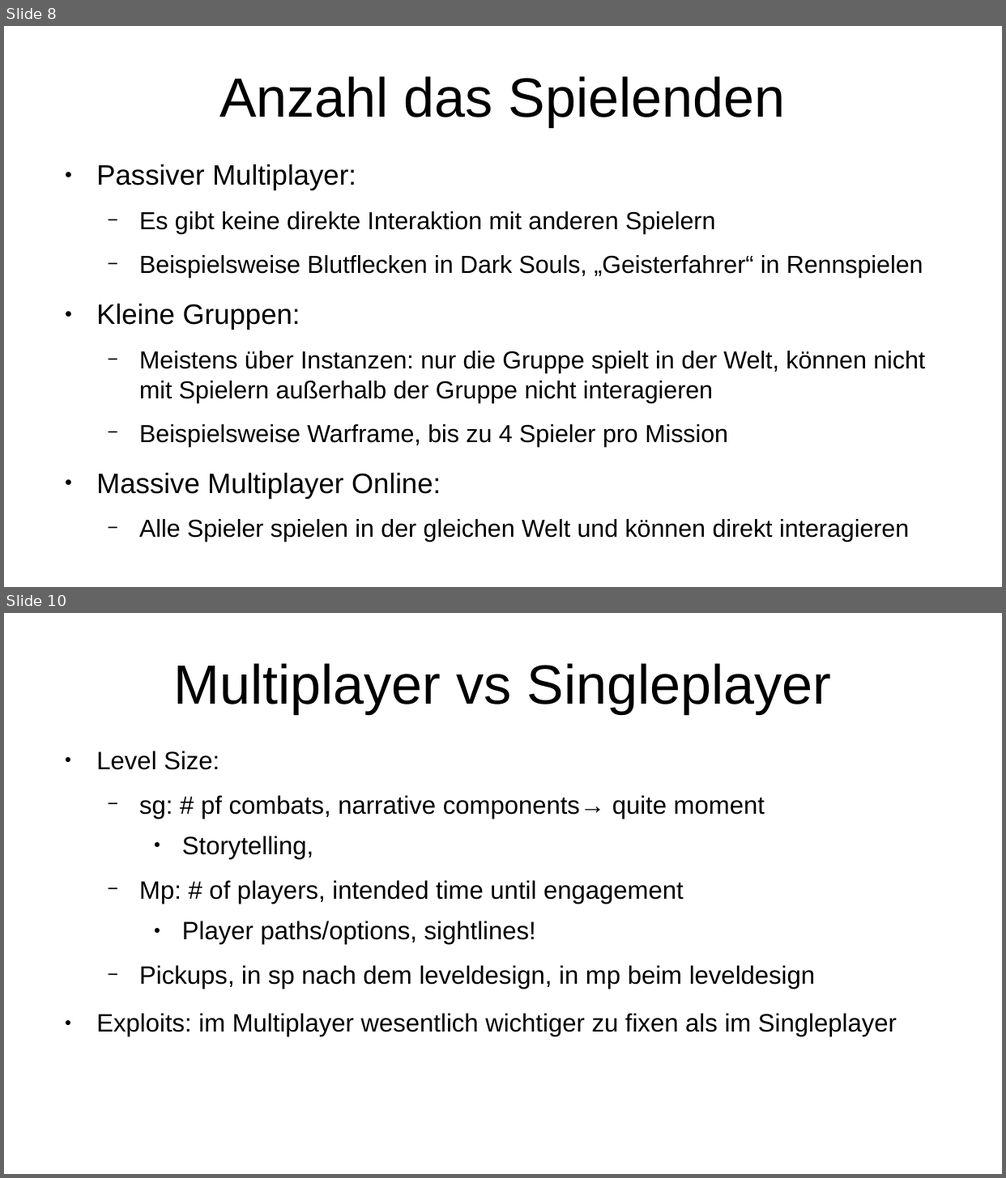
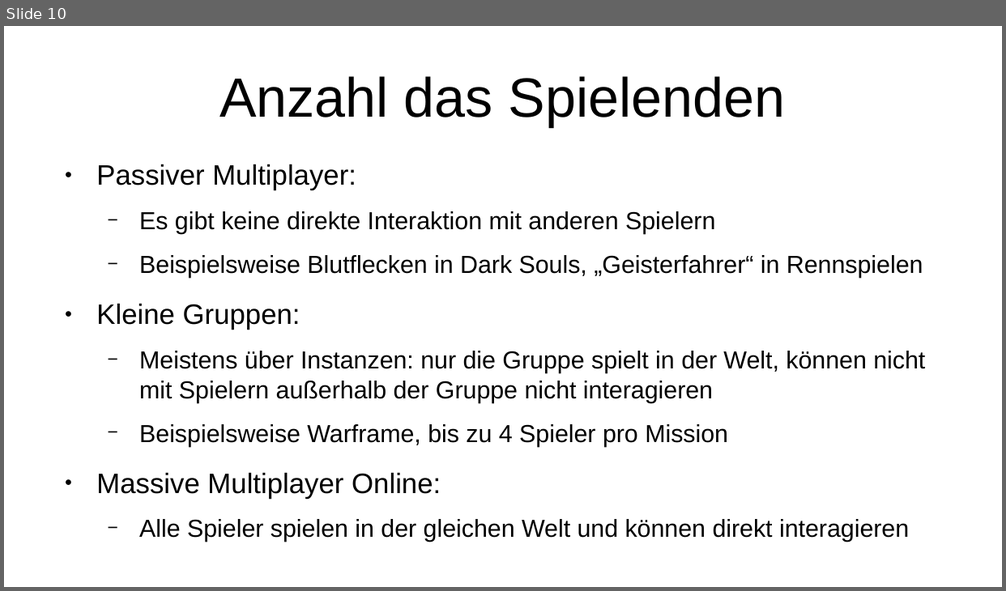
Before and after one commit to Aureumignis/UniStuff, a slide deck: WISE2020/HTiESD/HTiEDS_Praesentation.odp. Shown one above the other, each under a label of ours: slides 8 and 10 before the commit, slide 10 after it; the slides between them are not shown. The pictures are 1006x1178 and 1006x591 pixels, drawn with LibreOffice and Linux fonts; fonts in the diff are those of the drawing. Boxes give left, top, right and bottom in pixels: in the first picture for what was removed or moved away, otherwise in the second. Text is boxed around its words. In the diff, an @@ line names an element or a change of style, - is before the commit and + after.

```diff
--- a/WISE2020/HTiESD/HTiEDS_Praesentation.odp
+++ b/WISE2020/HTiESD/HTiEDS_Praesentation.odp
@@ slide 10 removed at (x1=4, y1=613, x2=1002, y2=1174), background #FFFFFF @@
@@ title removed at (x1=173, y1=663, x2=832, y2=714) @@
-Multiplayer vs Singleplayer
@@ text removed at (x1=96, y1=751, x2=897, y2=1037) @@
-● Level Size:
-  − sg: # pf combats, narrative components→ quite moment
-    ● Storytelling,
-  − Mp: # of players, intended time until engagement
-    ● Player paths/options, sightlines!
-  − Pickups, in sp nach dem leveldesign, in mp beim leveldesign
-● Exploits: im Multiplayer wesentlich wichtiger zu fixen als im Singleplayer
@@ what was slide 8 is now slide 10 @@
```
Also in this commit, not shown: 4 slides changed, 6 slides added, 1 other slide removed.
